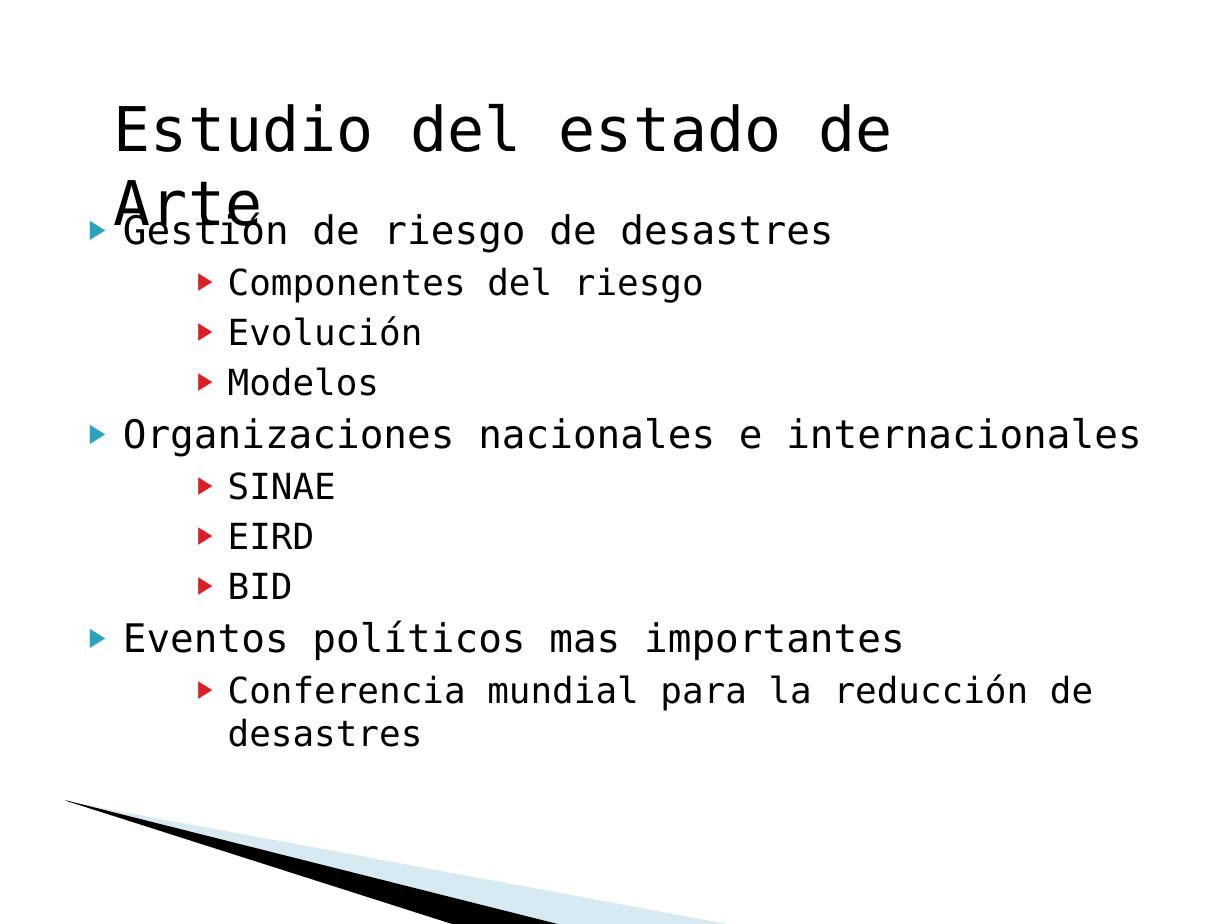
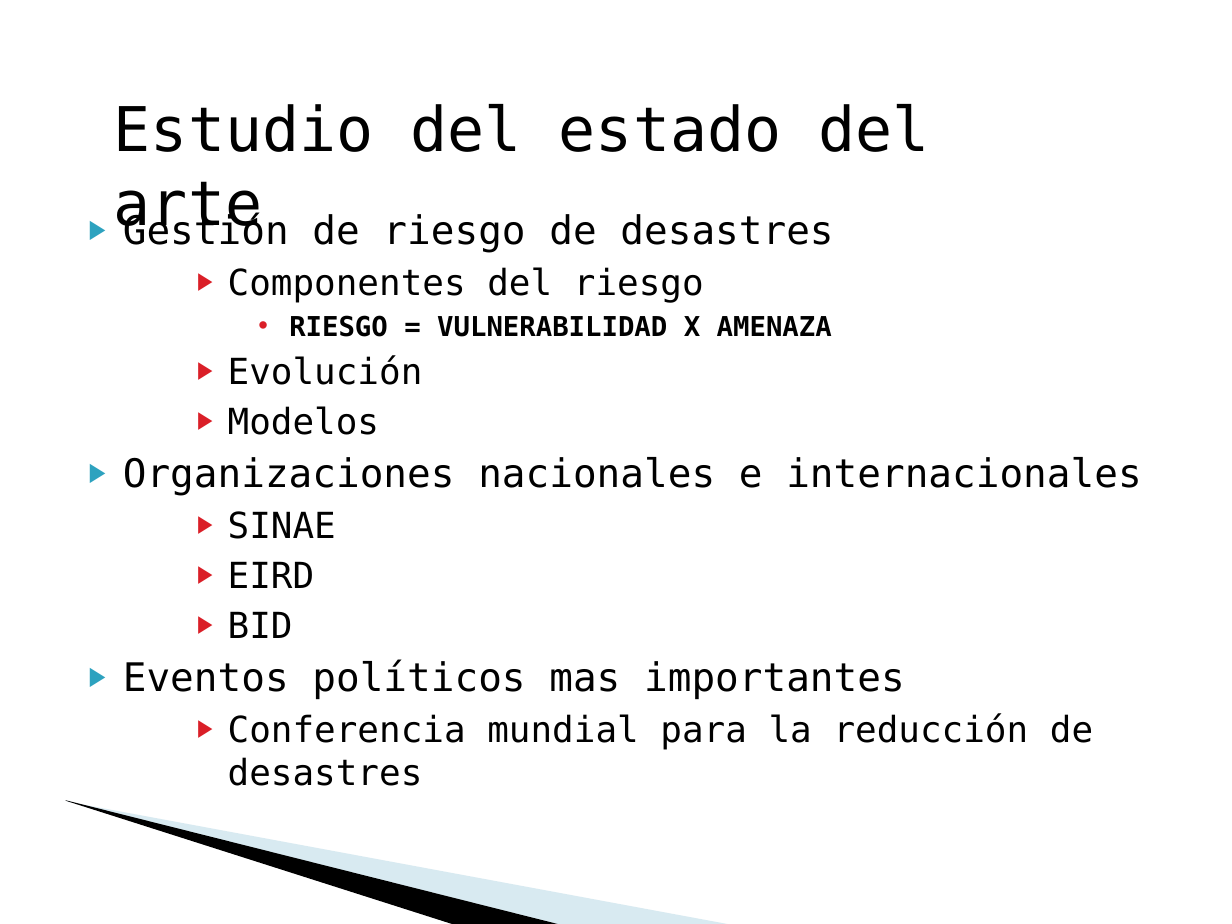
Before and after one commit to google-code-export/satode, a slide deck: slide 6 of Documentos/final/Presentación Defensa.ppt (slide 7 before the commit). Drawn at 1232x924 pixels with LibreOffice and Linux fonts; fonts in the diff are those of the drawing; background and template pictures are left out. Boxes give left, top, right and bottom in pixels: in the first picture for what was removed or moved away, otherwise in the second. Text is boxed around its words. In the diff, an @@ line names an element or a change of style, - is before the commit and + after.

```diff
--- a/Documentos/final/Presentación Defensa.ppt
+++ b/Documentos/final/Presentación Defensa.ppt
@@ text at (114, 104, 929, 238): text changed @@
-Estudio del estado de Arte
+Estudio del estado del arte
@@ text at (289, 315, 832, 337): paragraph added @@
+      • RIESGO = VULNERABILIDAD X AMENAZA
```
Also in this commit, not shown: 8 other slides changed, 1 slide added, 2 slides removed.
